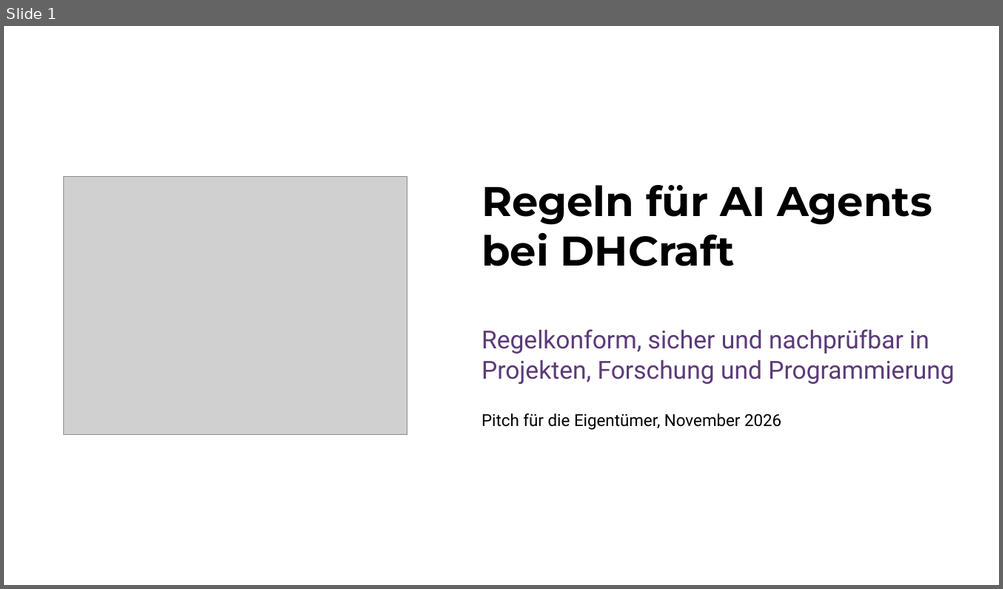
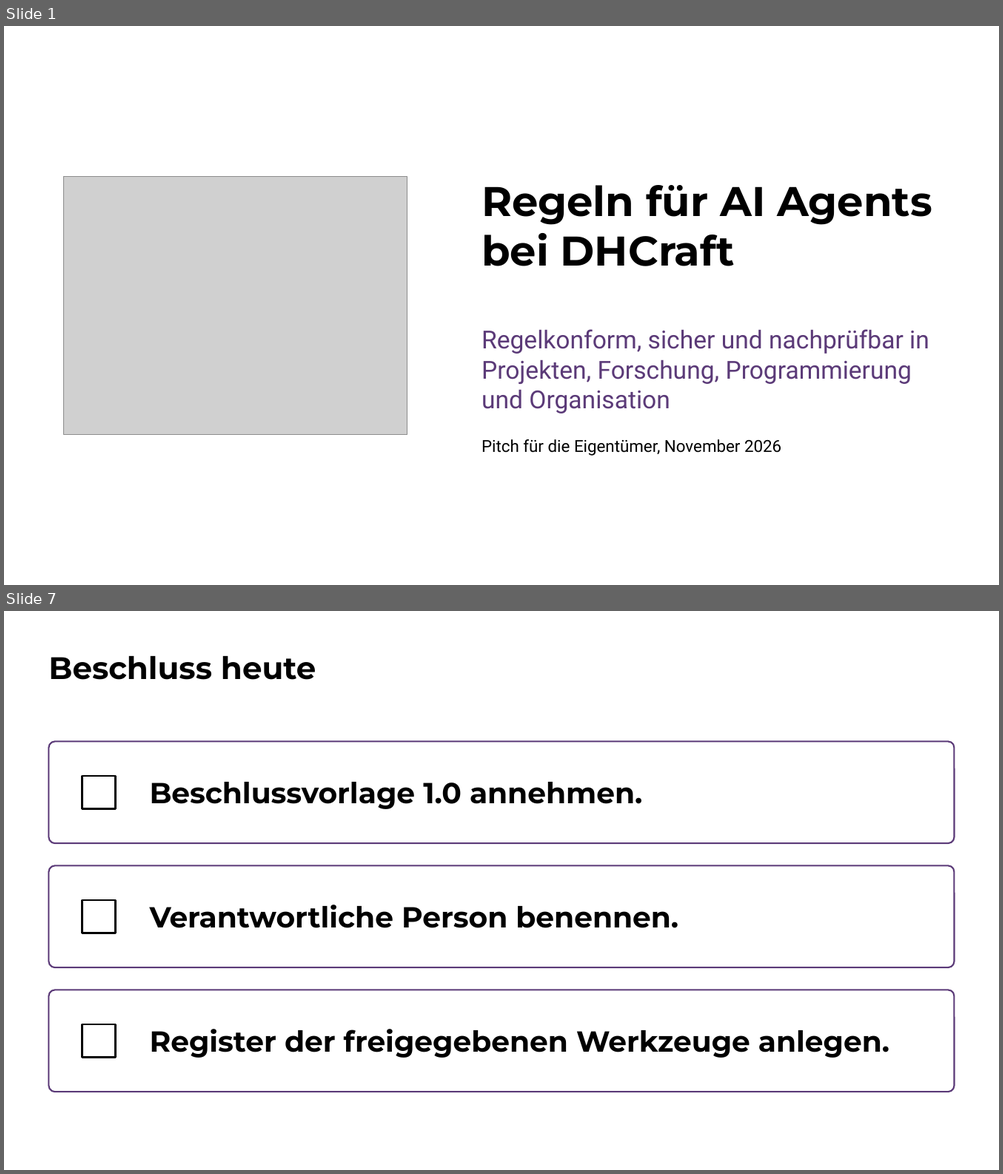
Before and after one commit to DigitalHumanitiesCraft/agentic-governance-workspace, a slide deck: material/DHCraft_Pitch_Regeln_fuer_AI_Agents.pptx. Shown one above the other, each under a label of ours: slide 1 before the commit, slides 1 and 7 after it; the slides between them are not shown. The pictures are 1003x589 and 1003x1174 pixels, drawn with LibreOffice and Linux fonts; fonts in the diff are those of the drawing; grey boxes stand for pictures. Boxes give left, top, right and bottom in pixels: in the first picture for what was removed or moved away, otherwise in the second. Text is boxed around its words. In the diff, an @@ line names an element or a change of style, - is before the commit and + after.

```diff
--- a/material/DHCraft_Pitch_Regeln_fuer_AI_Agents.pptx
+++ b/material/DHCraft_Pitch_Regeln_fuer_AI_Agents.pptx
@@ slide 7 added at box(4, 611, 999, 1170), background #FFFFFF @@
@@ text added at box(48, 656, 316, 680), 30 pt, text #000000, bold @@
+Beschluss heute
@@ rounded rectangle added at box(48, 741, 954, 844), fill #FFFFFF, outline #5B3A78 1.5 pt @@
@@ rectangle added at box(82, 776, 115, 809), outline #000000 2 pt @@
@@ text added at box(150, 782, 642, 809), 28 pt, text #000000, bold @@
+Beschlussvorlage 1.0 annehmen.
@@ rounded rectangle added at box(48, 866, 954, 968), fill #FFFFFF, outline #5B3A78 1.5 pt @@
@@ rectangle added at box(82, 900, 115, 934), outline #000000 2 pt @@
@@ text added at box(150, 905, 678, 928), 28 pt, text #000000, bold @@
+Verantwortliche Person benennen.
@@ rounded rectangle added at box(48, 990, 954, 1092), fill #FFFFFF, outline #5B3A78 1.5 pt @@
@@ rectangle added at box(82, 1025, 115, 1058), outline #000000 2 pt @@
@@ text added at box(150, 1029, 889, 1058), 28 pt, text #000000, bold @@
+Register der freigegebenen Werkzeuge anlegen.
@@ slide 1 changed as well @@
@@ text at box(481, 329, 929, 414): text changed @@
-Regelkonform, sicher und nachprüfbar in Projekten, Forschung und Programmierung
+Regelkonform, sicher und nachprüfbar in Projekten, Forschung, Programmierung und Organisation
@@ text "Pitch für die Eigentümer, November ...": place and size @@
-text "Pitch für die Eigentümer, November ..." at box(481, 414, 781, 430)
+text "Pitch für die Eigentümer, November ..." at box(481, 440, 781, 456)
```
Also in this commit, not shown: 5 other slides changed, 2 other files.
